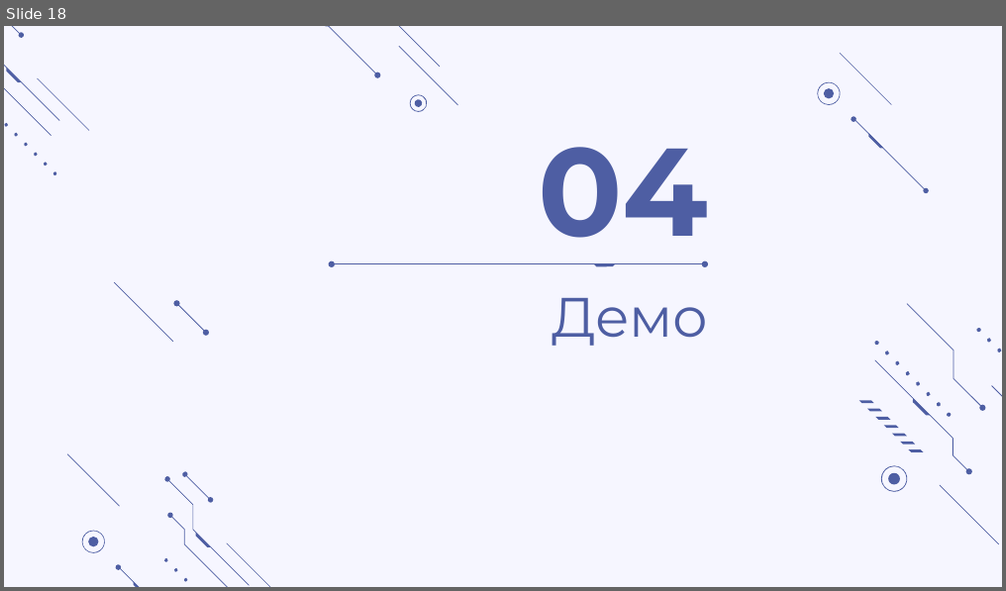
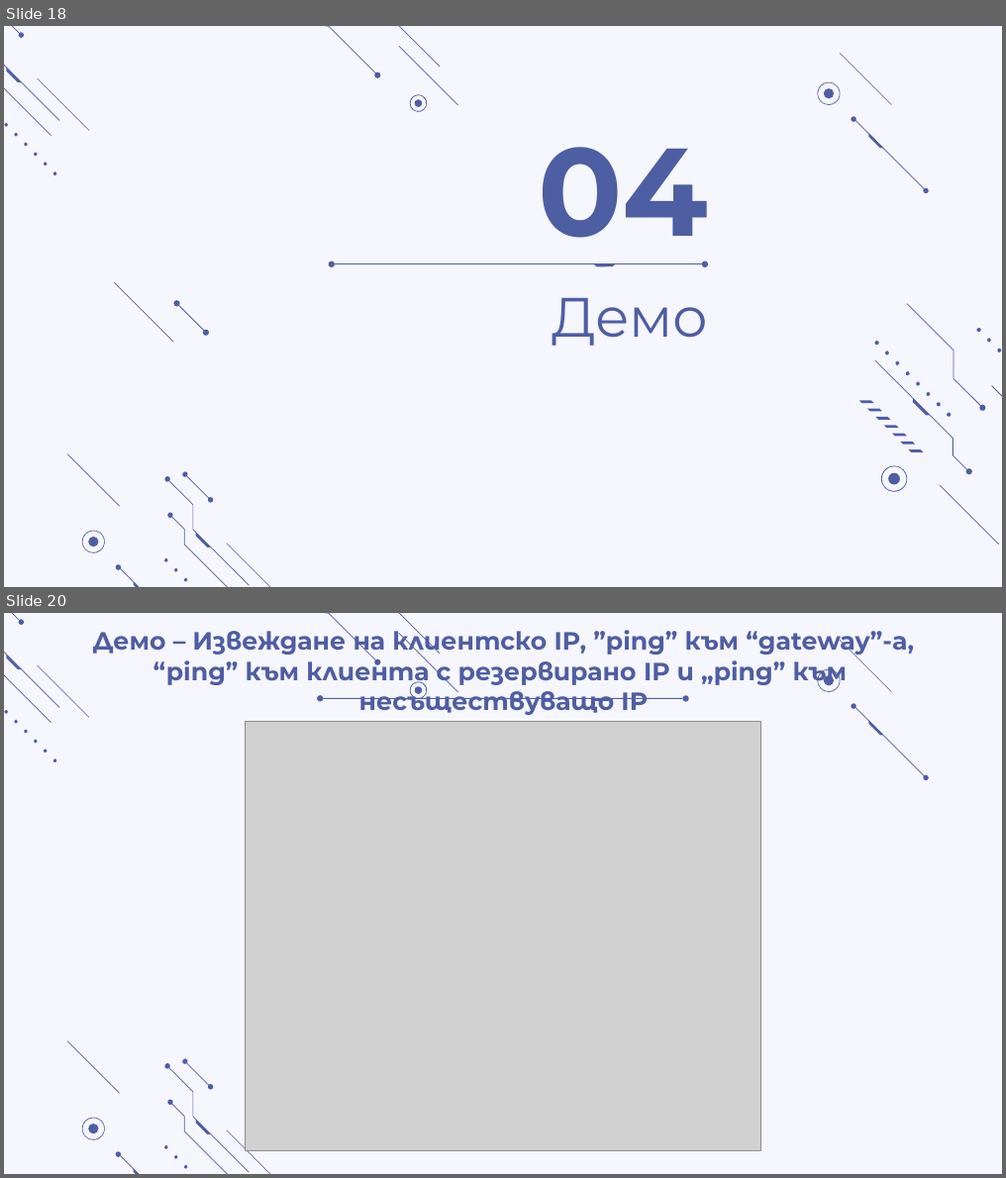
Before and after one commit to ogi02/DHCP-Server-Installation, a slide deck: DHCP Server Configuration.pptx. Shown one above the other, each under a label of ours: slide 18 before the commit, slides 18 and 20 after it; the slides between them are not shown. The pictures are 1006x591 and 1006x1178 pixels, drawn with LibreOffice and Linux fonts; fonts in the diff are those of the drawing; grey boxes stand for pictures. Boxes give left, top, right and bottom in pixels: in the first picture for what was removed or moved away, otherwise in the second. Text is boxed around its words. In the diff, an @@ line names an element or a change of style, - is before the commit and + after.

```diff
--- a/DHCP Server Configuration.pptx
+++ b/DHCP Server Configuration.pptx
@@ slide 20 added at (x1=4, y1=613, x2=1002, y2=1174), background #F6F6FF; not listed: 39 template elements that a slide beside it also shows @@
@@ title added at (x1=93, y1=626, x2=914, y2=686), 18 pt, text #4E5EA3, bold @@
+Демо – Извеждане на клиентско IP, ”ping” към “gateway”-a, “ping” към клиента с резервирано IP и „ping” към несъществуващо IP
@@ group added at (x1=318, y1=687, x2=688, y2=709): 2 ellipses, 1 freeform shape, 1 line @@
@@ picture added at (x1=246, y1=721, x2=760, y2=1151) @@
```
Also in this commit, not shown: 1 slide changed, 3 other slides added, 4 slides removed.
